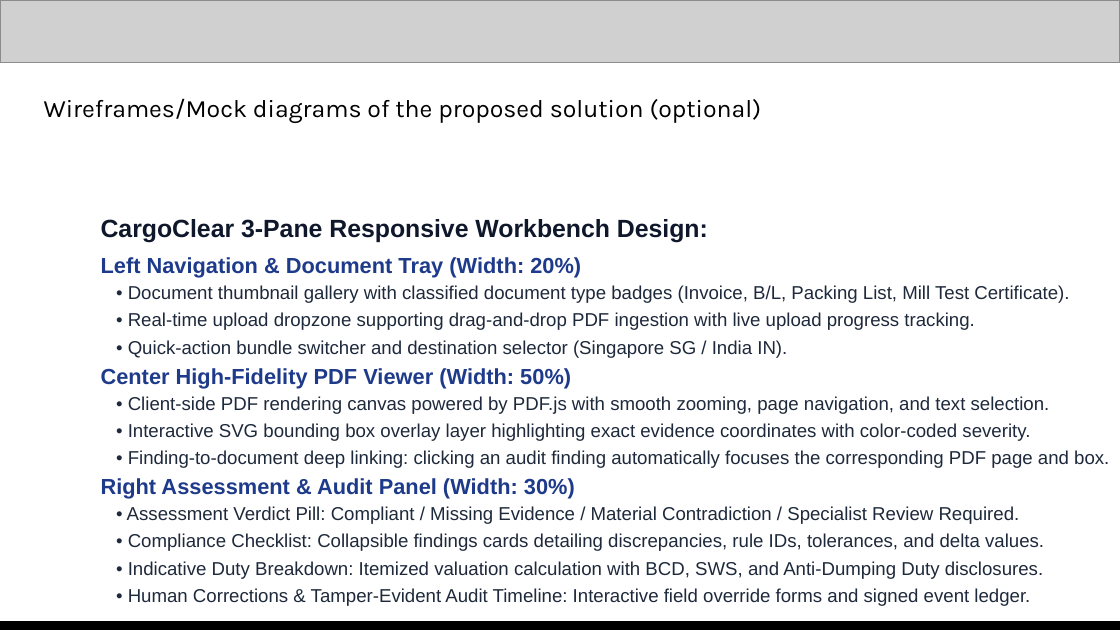
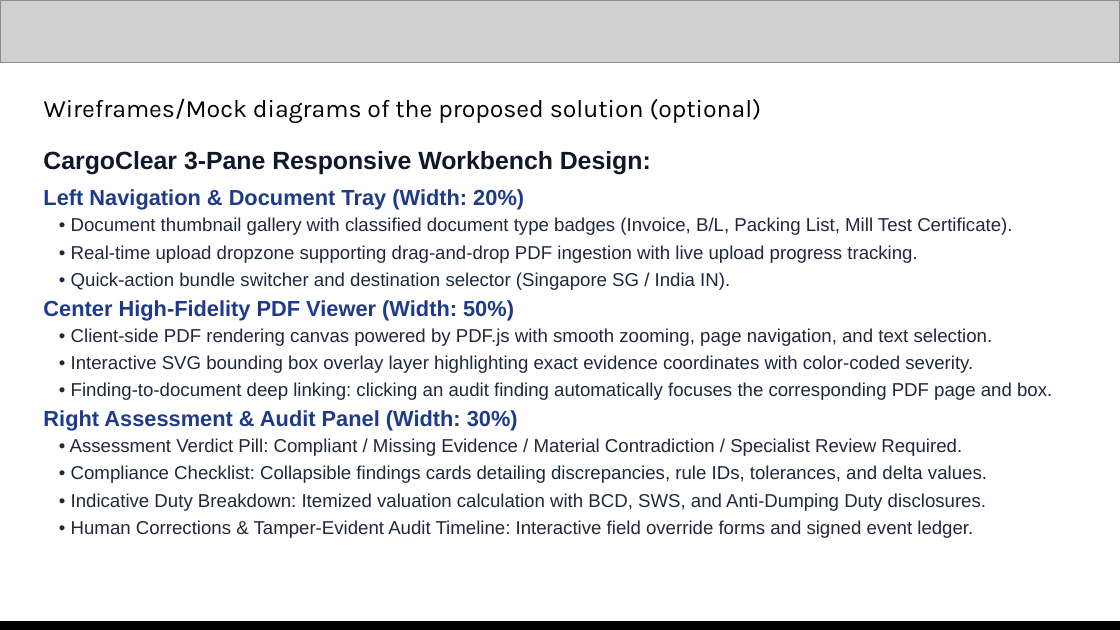
Before and after one commit to ravimule93/cargoclear, a slide deck: slide 6 of submission/CargoClear_AI_Builder_Cup_Submission.pptx (slide 7 before the commit). Drawn at 1120x630 pixels with LibreOffice and Linux fonts; fonts in the diff are those of the drawing; grey boxes stand for pictures. Boxes give left, top, right and bottom in pixels: in the first picture for what was removed or moved away, otherwise in the second. Text is boxed around its words. In the diff, an @@ line names an element or a change of style, - is before the commit and + after.

```diff
--- a/submission/CargoClear_AI_Builder_Cup_Submission.pptx
+++ b/submission/CargoClear_AI_Builder_Cup_Submission.pptx
@@ text "CargoClear 3-Pane Responsive Workbench Design:": place and size @@
-text "CargoClear 3-Pane Responsive Workbench Design:" at box(101, 219, 1109, 606)
+text "CargoClear 3-Pane Responsive Workbench Design:" at box(43, 151, 1052, 538)
```
Also in this commit, not shown: 11 other slides changed, 1 slide removed, 15 other files.
